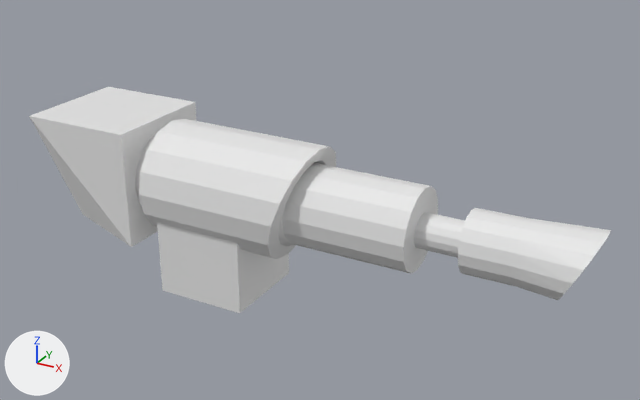
The Blender file robot/Assets/Model/Weapons/pulse_canon.blend, before and after one commit.
One viewpoint serves both versions: a 50 mm lens placed at (0.989, -1.382, 0.833), pointed at (0.232, -0.006, 0.145). Lighting does not change. The marker at lower left points along +X, +Y and +Z.
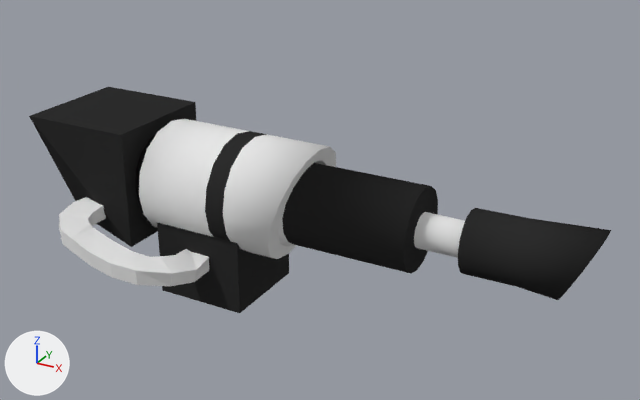
Pixel boxes (x1, y1, x2, y2) of what changed, in the pictures (640 x 400 px):
part 1 of me_cylinder_001, added
    after: (59, 197, 209, 286)
part 2 of me_cylinder_001, built on
    both: (139, 119, 267, 241)
part 3 of me_cylinder_001, shading changed
    both: (135, 133, 611, 300)
part 4 of me_cylinder_001, recoloured (white to black)
    both: (29, 87, 438, 313)

The edits, one by one:
Material 'Material.002' (mat_material_002) is new.
Its base color is (0.8, 0.8, 0.8) (white #e7e7e7).
Material 'Material.001' (mat_material_001) is new.
Its base color is (0.0272, 0.0272, 0.0272) (black #2e2e2e).
me_cylinder_001 is used by ob_cylinder; location (0.0, 0.0, 0.252).
me_cylinder_001 had 256 vertices, 238 faces and spanned x -0.396..0.772, y -0.123..0.123, z -0.35..-0.003.
me_cylinder_001 now has 316 vertices, 296 faces and spans x -0.396..0.772, y -0.253..0.123, z -0.35..-0.003.
me_cylinder_001 part 1: a new loose piece of 44 vertices spanning x -0.283..0.032, y -0.253..-0.083, z -0.275..-0.166, in mat_material_002 (white #e7e7e7).
Part 2, on me_cylinder_001:
16 faces are deleted.
16 new vertices lie (0.162, 0.0, 0.0) away from vertices in x -0.12, y -0.12..0.12, z -0.246..-0.005.
16 new faces join them, mat_material_001 (black #2e2e2e), smooth.
16 new faces join them, mat_material_002 (white #e7e7e7), smooth.
me_cylinder_001 part 3: 97 kept faces spanning x -0.209..0.772, y -0.12..0.12, z -0.246..-0.005 are now shaded smooth.
me_cylinder_001 part 4: 158 faces spanning x -0.396..0.772, y -0.123..0.123, z -0.35..-0.003 switch from no material to mat_material_001 (black #2e2e2e).
me_cylinder_001 now uses material mat_material_002 (white #e7e7e7).
